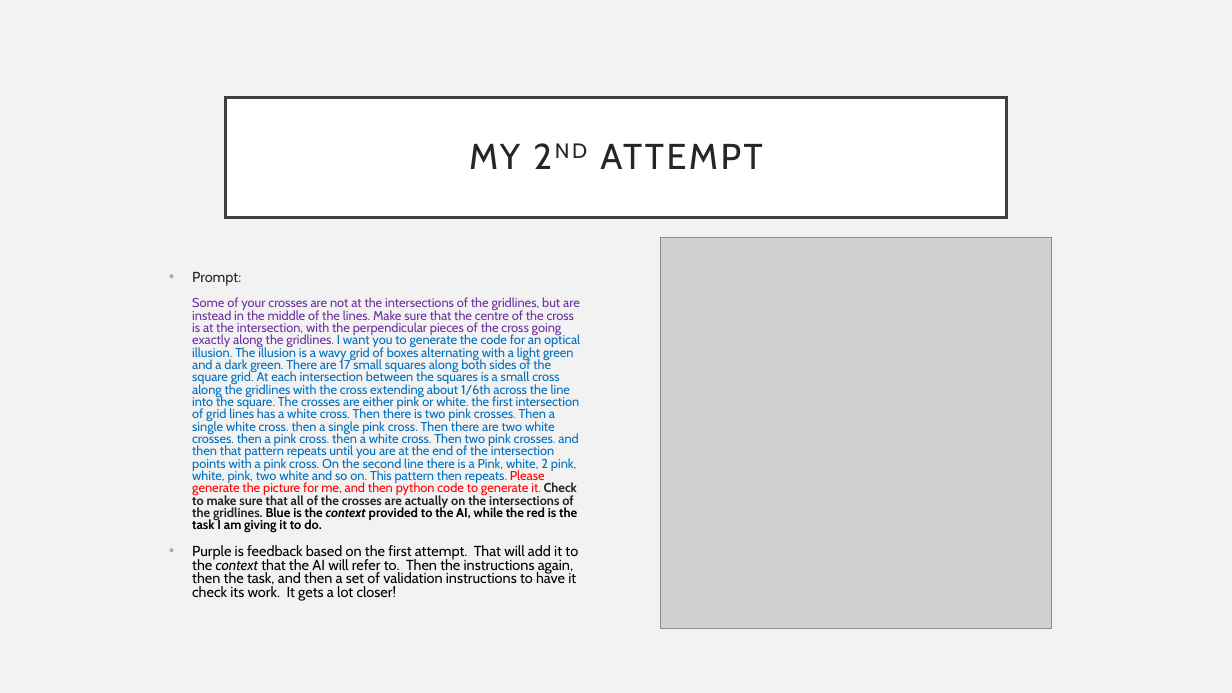
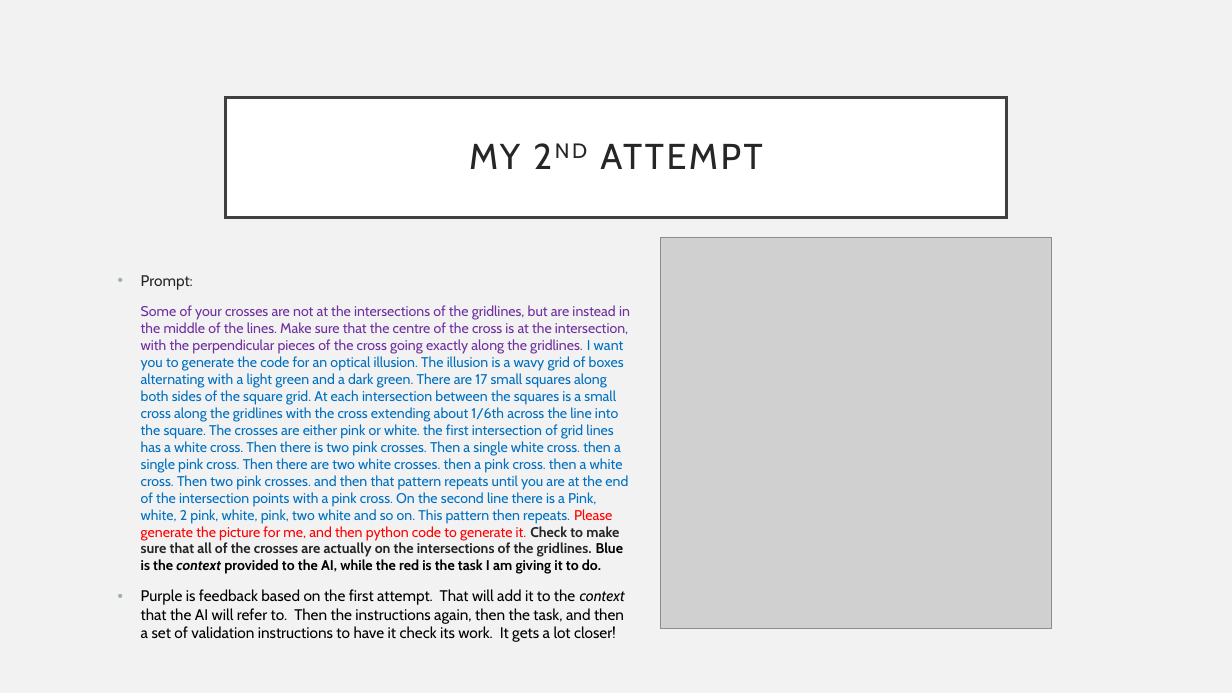
Before and after one commit to UPEI-CS/CS1910-Students, a slide deck: slide 5 of lectures/03-Variables-Literals-Types/CS1910_Variables-Literals-Types_Lecture.pptx (slide 4 before the commit). Drawn at 1232x693 pixels with LibreOffice and Linux fonts; fonts in the diff are those of the drawing; grey boxes stand for pictures. Boxes give left, top, right and bottom in pixels: in the first picture for what was removed or moved away, otherwise in the second. Text is boxed around its words. In the diff, an @@ line names an element or a change of style, - is before the commit and + after.

```diff
--- a/lectures/03-Variables-Literals-Types/CS1910_Variables-Literals-Types_Lecture.pptx
+++ b/lectures/03-Variables-Literals-Types/CS1910_Variables-Literals-Types_Lecture.pptx
@@ text "Prompt:": place and size @@
-text "Prompt:" at (192, 272, 580, 601)
+text "Prompt:" at (141, 275, 630, 642)
@@ text "Prompt:" at (141, 275, 630, 642): size 11.2 to 12 pt in "Prompt:", "Purple is feedback based on the first ..."; size 10 to 11 pt in "Some of your crosses are not at ..."; line spacing 0.8 to 1 @@
```
Also in this commit, not shown: 1 other slide changed, 1 slide added, 1 slide removed, 1 other file.
